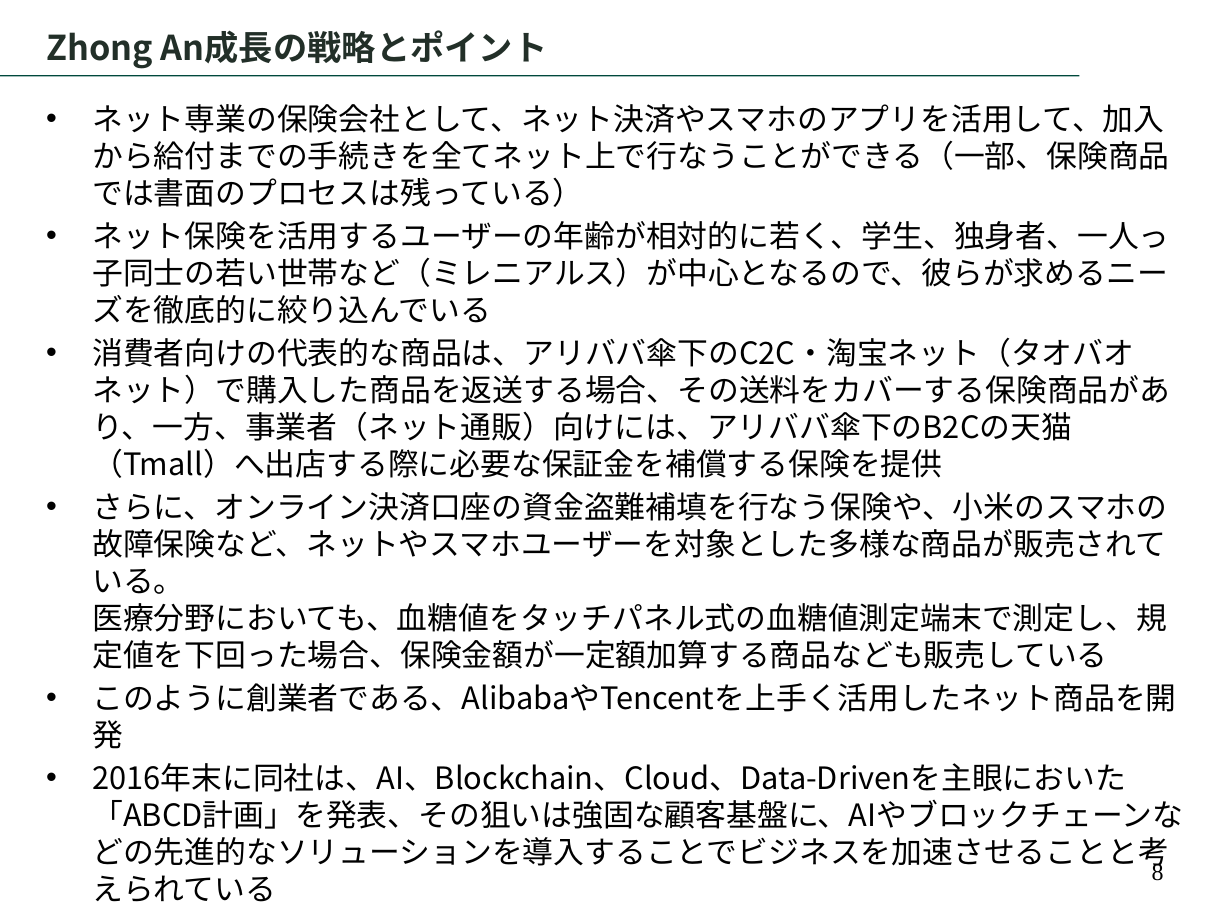
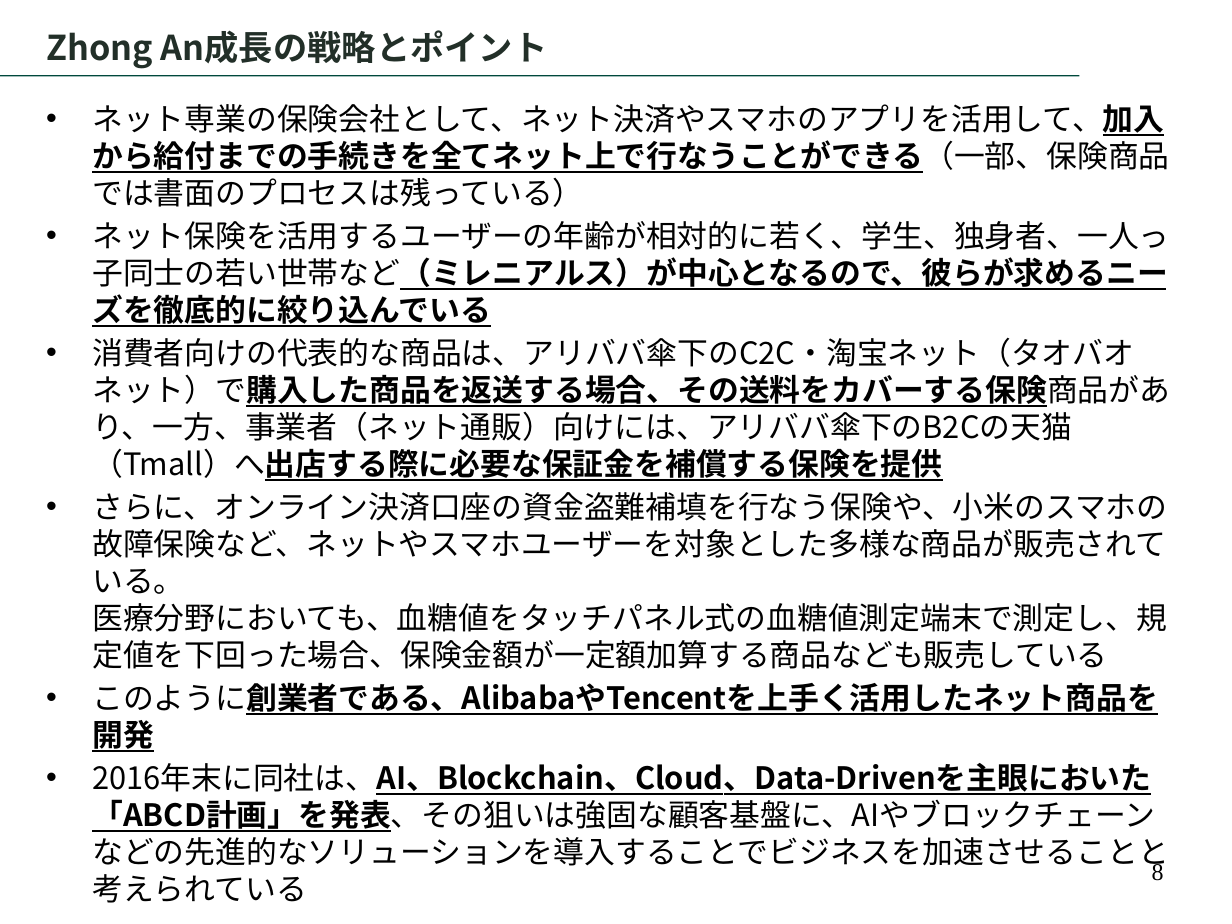
Before and after one commit to Takeshi-Doi/test2, a slide deck: slide 8 of Zhong-an.pptx. Drawn at 1232x924 pixels with LibreOffice and Linux fonts; fonts in the diff are those of the drawing; background and template pictures are left out. Boxes give left, top, right and bottom in pixels: in the first picture for what was removed or moved away, otherwise in the second. Text is boxed around its words. In the diff, an @@ line names an element or a change of style, - is before the commit and + after.

```diff
--- a/Zhong-an.pptx
+++ b/Zhong-an.pptx
@@ text at box(92, 104, 1170, 832): bold on, underline on in "ネット専業の保険会社として、ネット決済やスマホのアプリを活用して、加入から給付までの手続きを全てネット上で行なうことがで ...", "ネット保険を活用するユーザーの年齢が相対的に若く、学生、独身者、一人っ子同士の若い世帯など（ミレニアルス）が中心となるの ...", "消費者向けの代表的な商品は、アリババ傘下のC2C・淘宝ネット（タオバオネット）で購入した商品を返送する場合、その送料をカ ...", "このように創業者である、AlibabaやTencentを上手く活用したネット商品を開発" and 1 more places @@
```
Also in this commit, not shown: 2 other slides changed.
